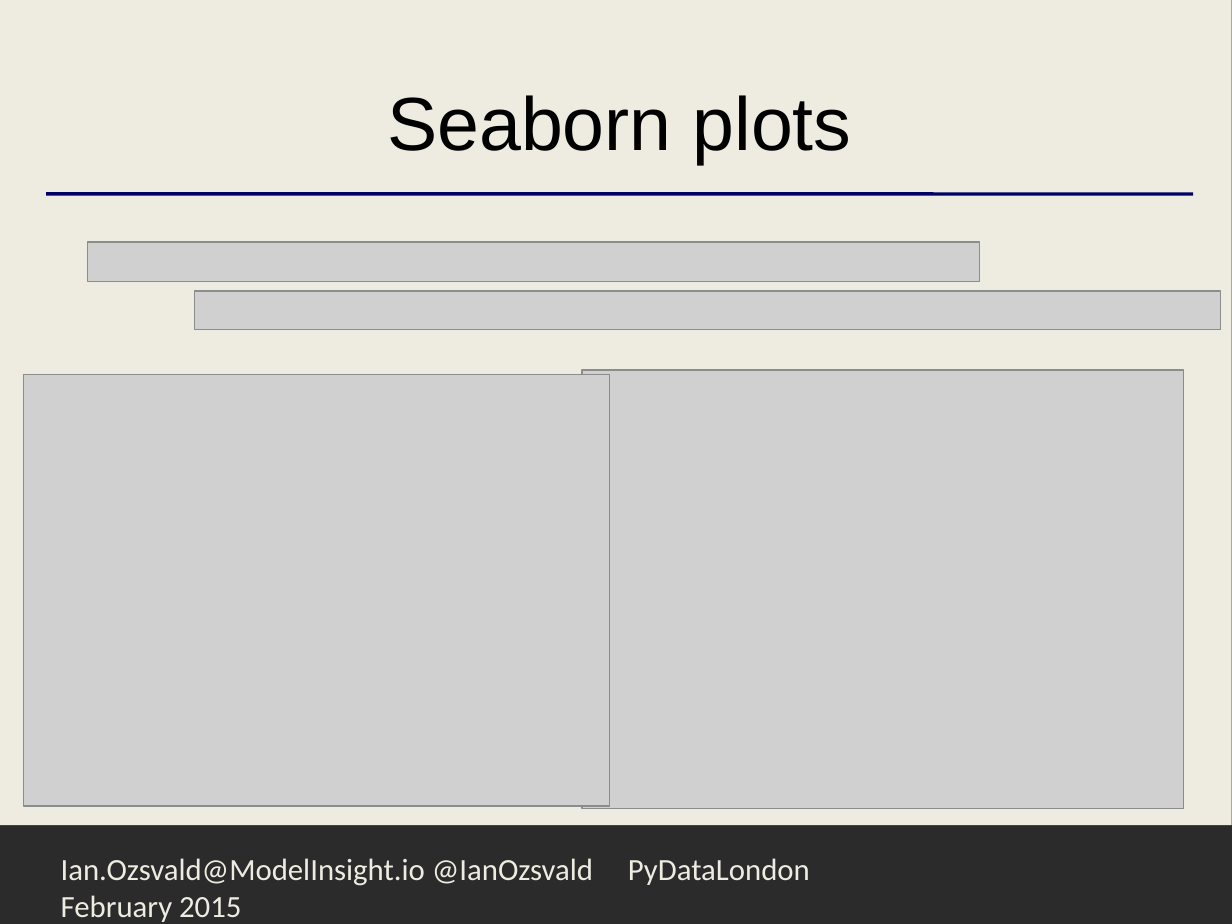
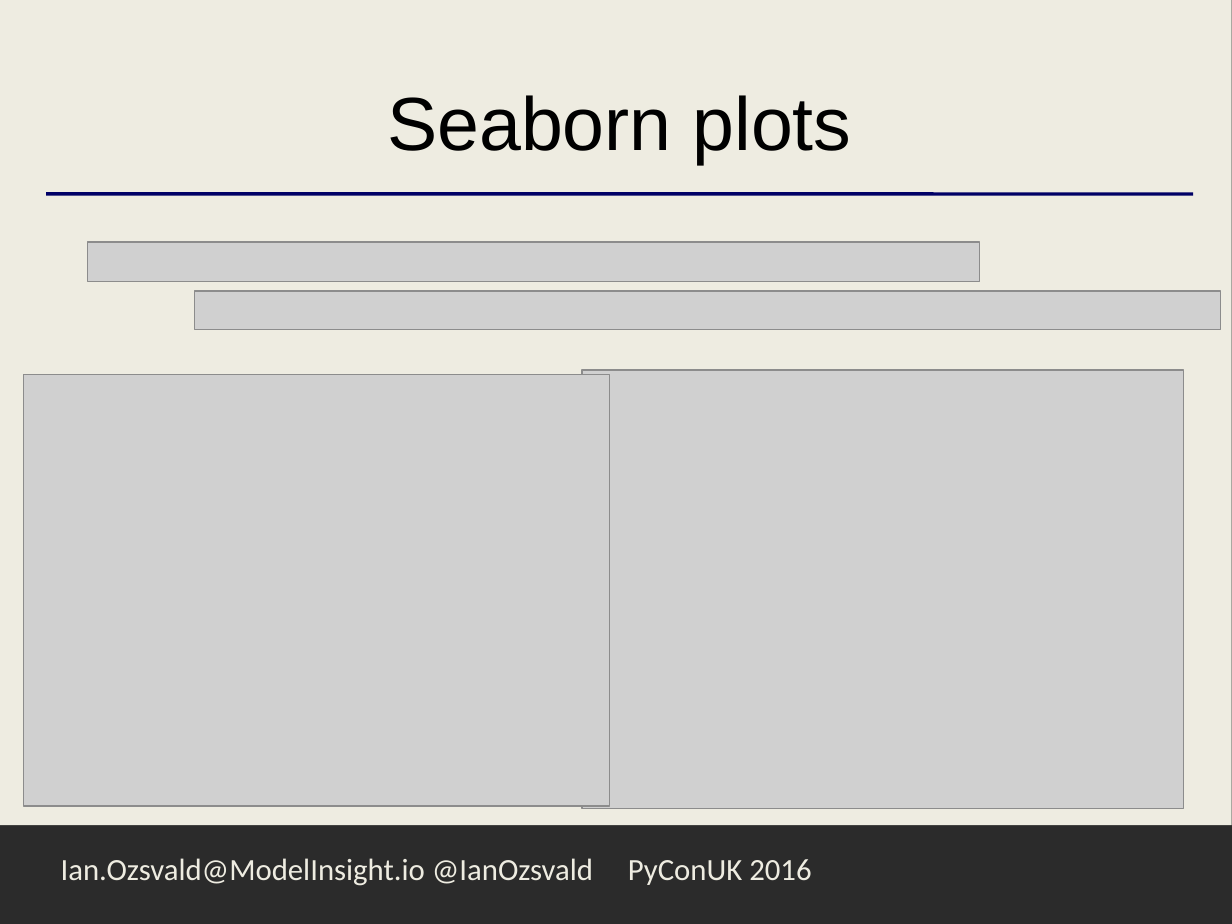
Before and after one commit to ianozsvald/pyconuk_using_sklearn_classification, a slide deck: slide 7 of PyConUK2016_ML_Ian.odp. Drawn at 1232x924 pixels with LibreOffice and Linux fonts; fonts in the diff are those of the drawing; grey boxes stand for pictures; background and template pictures are left out; a plain dark background stands for a picture behind light text. Boxes give left, top, right and bottom in pixels: in the first picture for what was removed or moved away, otherwise in the second. Text is boxed around its words. In the diff, an @@ line names an element or a change of style, - is before the commit and + after.

```diff
--- a/PyConUK2016_ML_Ian.odp
+++ b/PyConUK2016_ML_Ian.odp
@@ text at [61, 858, 811, 886]: text changed @@
-Ian.Ozsvald@ModelInsight.io @IanOzsvald PyDataLondon February 2015
+Ian.Ozsvald@ModelInsight.io @IanOzsvald PyConUK 2016
```
Also in this commit, not shown: 11 other slides changed, 4 slides added, 1 slide removed, 2 other files.
